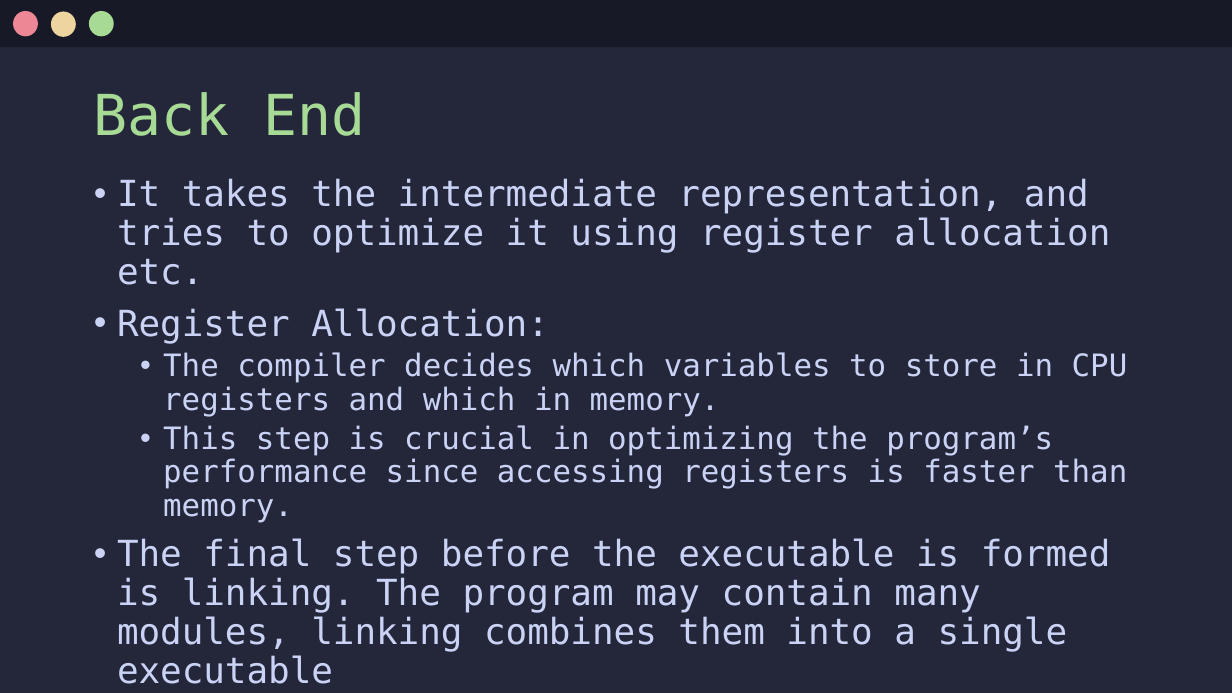
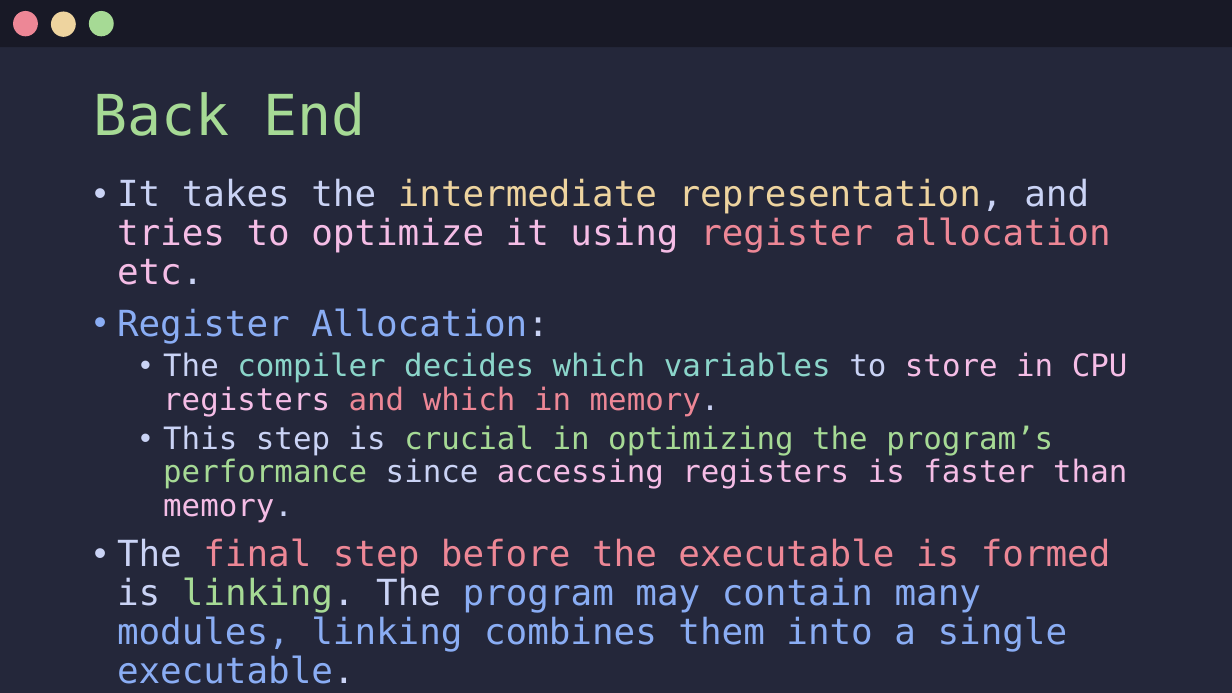
Before and after one commit to Jx-ls/custom-compiler, a slide deck: slide 20 of Compilers.pptx. Drawn at 1232x693 pixels with LibreOffice and Linux fonts; fonts in the diff are those of the drawing. Boxes give left, top, right and bottom in pixels: in the first picture for what was removed or moved away, otherwise in the second. Text is boxed around its words. In the diff, an @@ line names an element or a change of style, - is before the commit and + after.

Commit message:
add colours to remaining stuff

```diff
--- a/Compilers.pptx
+++ b/Compilers.pptx
@@ text at box(117, 178, 1128, 523): text colour #CAD3F5 to #EED49F in "intermediate representation,"; text colour #CAD3F5 to #F5BDE6 in "tries to optimize it using etc.", "store in CPU registers", "accessing registers is faster than memory."; text colour #CAD3F5 to #ED8796 in "register allocation", "and which in memory."; text colour #CAD3F5 to #8AADF4 in "Register Allocation:"; text colour #CAD3F5 to #8BD5CA in "compiler decides which variables"; text colour #CAD3F5 to #A6DA95 in "crucial in optimizing the program’s performance" @@
@@ text at box(117, 538, 1111, 652): text changed; text colour #CAD3F5 to #8AADF4 @@
-• The final step before the executable is formed is linking. The program may contain many modules, linking combines them into a single executable
+• The final step before the executable is formed is linking. The program may contain many modules, linking combines them into a single executable.
```
Also in this commit, not shown: 3 other slides changed.
